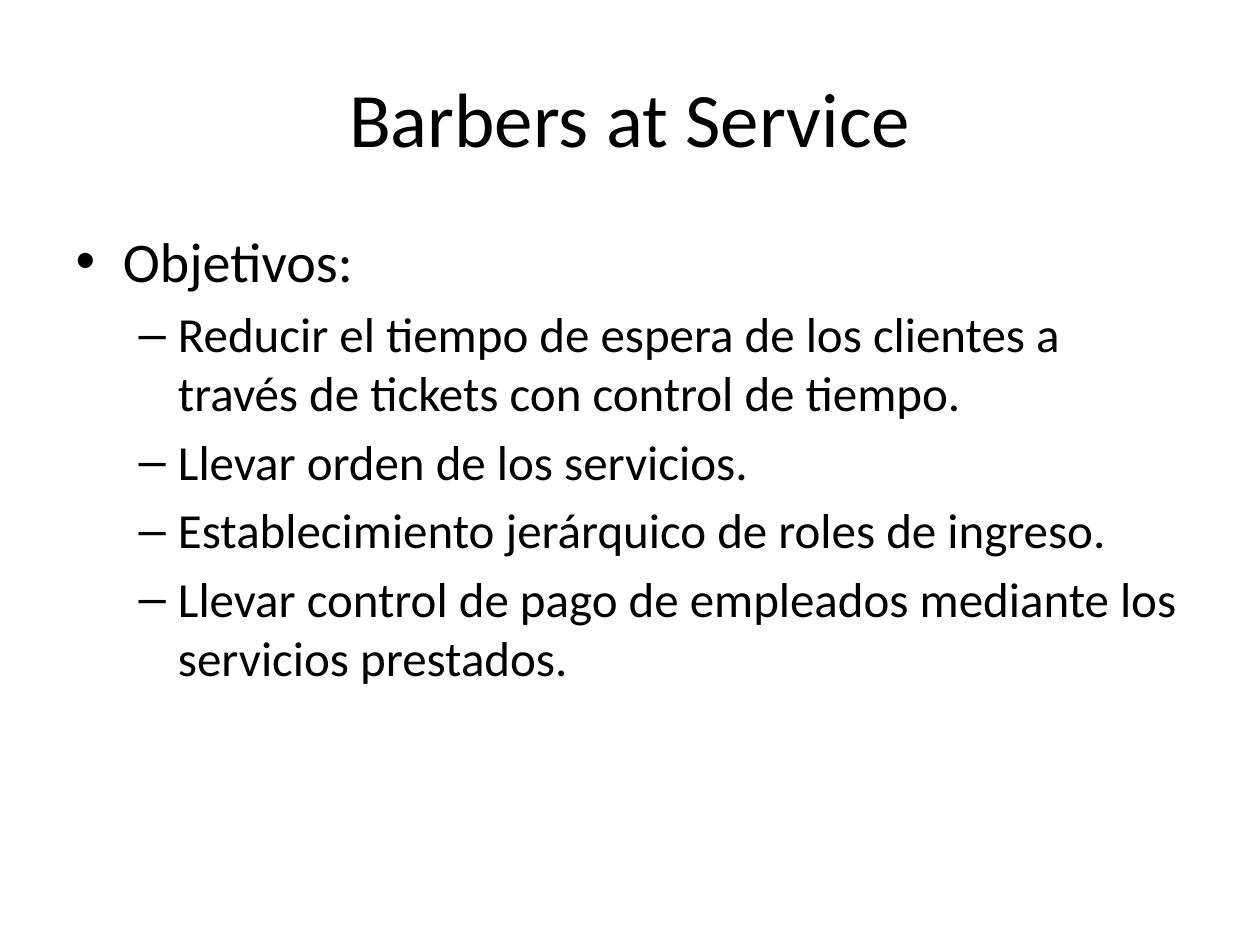
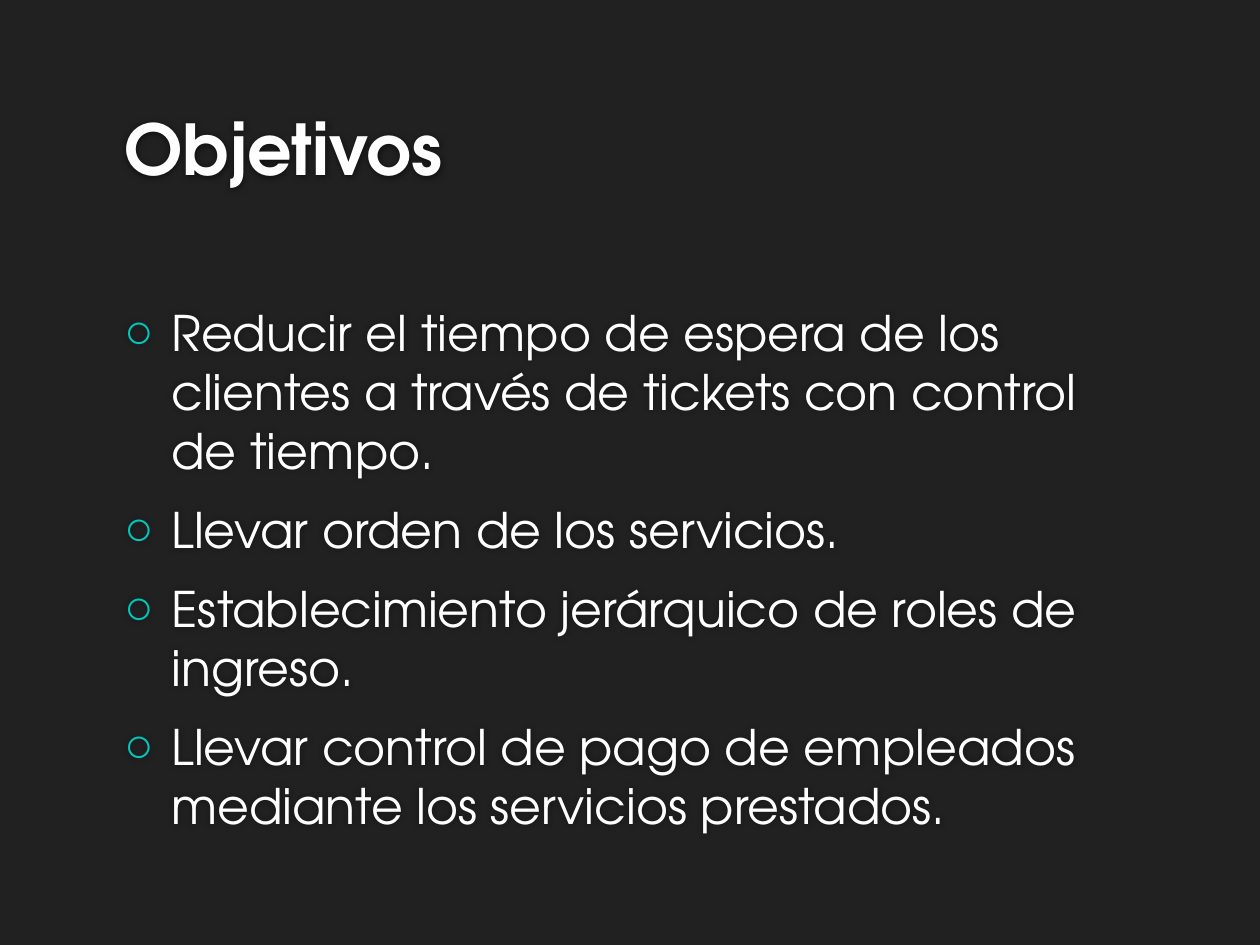
Before and after one commit to esalazarmasaya/BarbersAtService, a slide deck: slide 2 of Presentación Barbers at Service.pptx. Drawn at 1260x945 pixels with LibreOffice and Linux fonts; fonts in the diff are those of the drawing; background and template pictures are left out. Boxes give left, top, right and bottom in pixels: in the first picture for what was removed or moved away, otherwise in the second. Text is boxed around its words. In the diff, an @@ line names an element or a change of style, - is before the commit and + after.

```diff
--- a/Presentación Barbers at Service.pptx
+++ b/Presentación Barbers at Service.pptx
@@ background #FFFFFF to #212121 @@
@@ title "Objetivos" at (x1=124, y1=121, x2=442, y2=188): vertical alignment middle to bottom @@
@@ title at (x1=124, y1=121, x2=442, y2=188): text changed; size 44 to 40 pt; font Calibri to TeX Gyre Adventor; text colour #000000 to #FEFEFE; bold on @@
-Barbers at Service
+Objetivos
@@ text at (x1=123, y1=243, x2=353, y2=292): paragraph removed @@
-• Objetivos:
@@ text "Reducir el tiempo de espera ..." moved from (x1=123, y1=243, x2=1176, y2=684) to (x1=171, y1=314, x2=1076, y2=834) @@
@@ text "Reducir el tiempo de espera ..." at (x1=171, y1=314, x2=1076, y2=834): font Calibri to TeX Gyre Adventor, text colour #000000 to #FFFFFF; bullet – to ○; list level 2 to 1 in "Reducir el tiempo de espera ..."; list level 2 to 1 in "Llevar orden de los servicios."; list level 2 to 1 in "Establecimiento jerárquico de roles de ..."; list level 2 to 1 in "Llevar control de pago de ..."; vertical alignment top to middle @@
```
Also in this commit, not shown: 5 other slides changed, 9 slides added, 8 other files.
